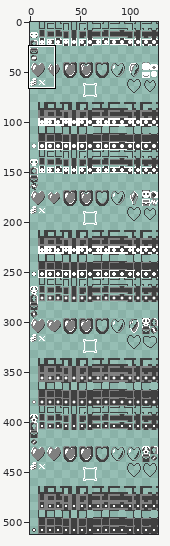
Sprite sheet, stored at art/raw_chr/hud.png. The first picture is a wide view before the edit; the outline marks the close-up.
Close-up. Old version:
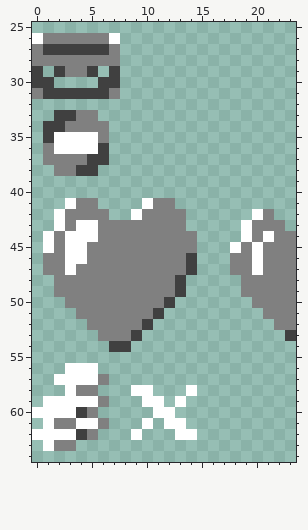
The file is 128x512 pixels. Shown: x 0..23, y 25..64. The commit also changed other parts of the picture, which this record leaves out.
Now the later version:
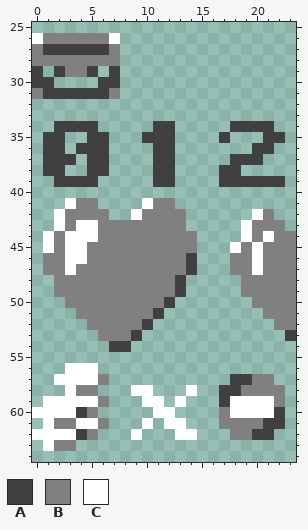
Palette (. is transparent): A #404040  B #808080  C #ffffff
Edits made:
Colour A is added in row 34 at x 11 to 12 and 18 to 21; in row 35 at x 10 to 12, 17 and 21 to 22; in row 36 at x 11 to 12 and 20 to 21; in row 37 at x 11 to 12 and 18 to 20; in row 38 at x 1, 6, 11 to 12 and 17 to 18; in row 39 at x 2 to 5, 11 to 12 and 17 to 22.
Colour A is added in row 57 at x 18 to 19; in row 58 at x 17 to 18; in row 59 at x 17; in row 60 at x 22; in row 61 at x 21 to 22; in row 62 at x 20 to 21.
Colour A replaces colour B in row 34 at x 3 to 5; in row 35 at x 6; in row 36 at x 1; in row 37 at x 1 to 3; in row 38 at x 2.
Colour A replaces colour C in row 35 at x 2 and 5; in row 36 at x 2 and 4 to 5.
Colour B is added in row 57 at x 20 to 21; in row 58 at x 19 to 22; in row 59 at x 22; in row 60 at x 17; in row 61 at x 17 to 20; in row 62 at x 18 to 19.
Colour C is added in rows 59 to 60 at x 18 to 21.
Colour A is removed in row 33 at x 2 to 3; in row 34 at x 1; in row 38 at x 4.
Colour B is removed in row 33 at x 4 to 5; in row 34 at x 6; in row 37 at x 4; in row 38 at x 3.
Colour C is removed in row 35 at x 3 to 4; in row 36 at x 3.
Changed places in both close-ups, as pixel boxes (x1, y1, x2, y2):
changed: (43, 110, 285, 187)
added: (219, 374, 285, 440)
